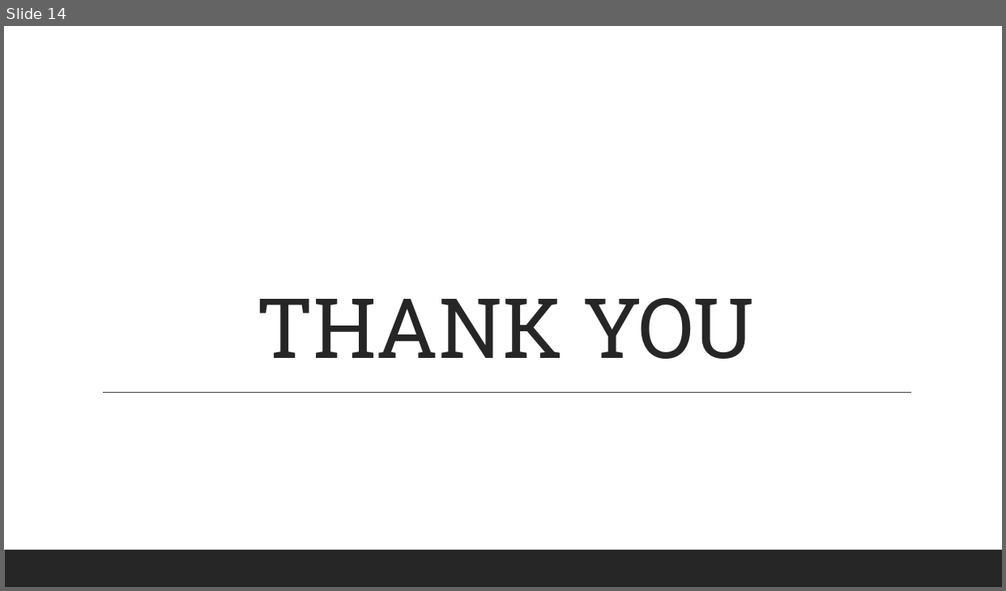
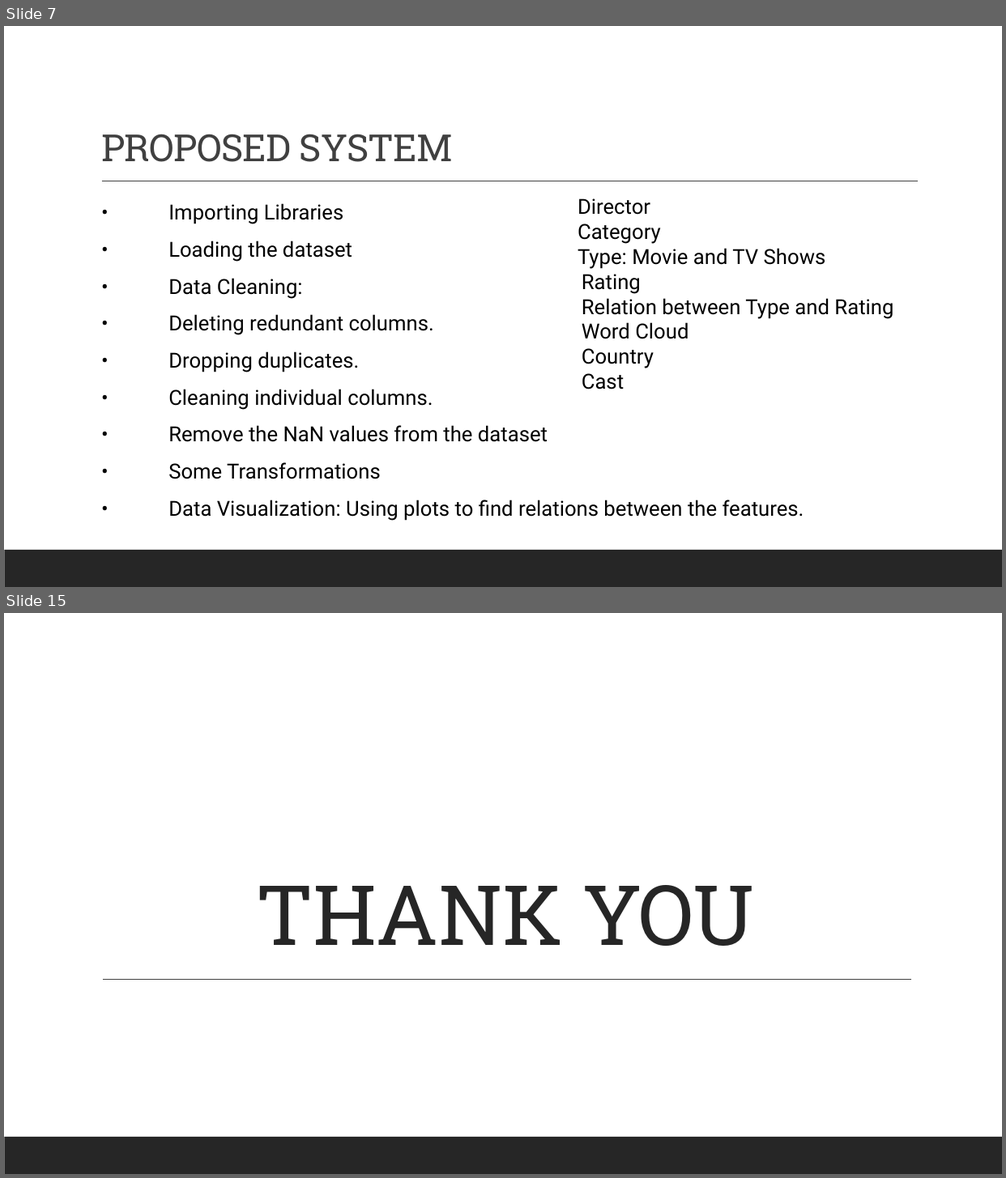
Before and after one commit to K-L-U-H/Netflix_Data_Analysis, a slide deck: presentations/NETFLIX DATA ANALYSIS WITH PYTHON_R4(final one).pptx. Shown one above the other, each under a label of ours: slide 14 before the commit, slides 7 and 15 after it; the slides between them are not shown. The pictures are 1006x591 and 1006x1178 pixels, drawn with LibreOffice and Linux fonts; fonts in the diff are those of the drawing. Boxes give left, top, right and bottom in pixels: in the first picture for what was removed or moved away, otherwise in the second. Text is boxed around its words. In the diff, an @@ line names an element or a change of style, - is before the commit and + after.

```diff
--- a/presentations/NETFLIX DATA ANALYSIS WITH PYTHON_R4(final one).pptx
+++ b/presentations/NETFLIX DATA ANALYSIS WITH PYTHON_R4(final one).pptx
@@ slide 7 added at (4, 26, 1002, 587), background #FFFFFF; not listed: 1 template element that a slide beside it also shows @@
@@ title added at (101, 134, 454, 162), 36 pt, text #404040 @@
+PROPOSED SYSTEM
@@ line added from (102, 182) to (918, 182), #404040 1 pt @@
@@ text added at (168, 203, 804, 521), 20 pt, text #000000 @@
+  • Importing Libraries
+  • Loading the dataset
+  • Data Cleaning:
+  • Deleting redundant columns.
+  • Dropping duplicates.
+  • Cleaning individual columns.
+  • Remove the NaN values from the dataset
+  • Some Transformations
+  • Data Visualization: Using plots to find relations between the features.
@@ text added at (577, 199, 893, 390), 20 pt, text #000000 @@
+  Director
+  Category
+  Type: Movie and TV Shows
+Rating
+Relation between Type and Rating
+Word Cloud
+Country
+Cast
@@ what was slide 14 is now slide 15 @@
```
Also in this commit, not shown: 4 slides changed, 3 other slides added, 3 slides removed.
